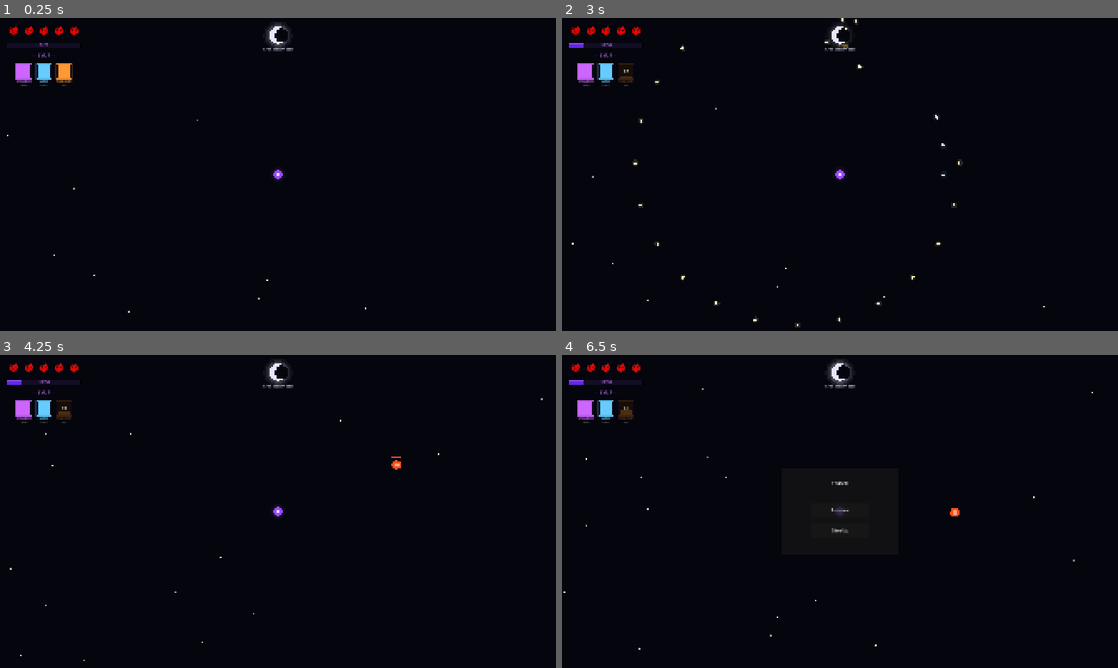
Above: before the commit, frames 1-4 (two rows, left to right).
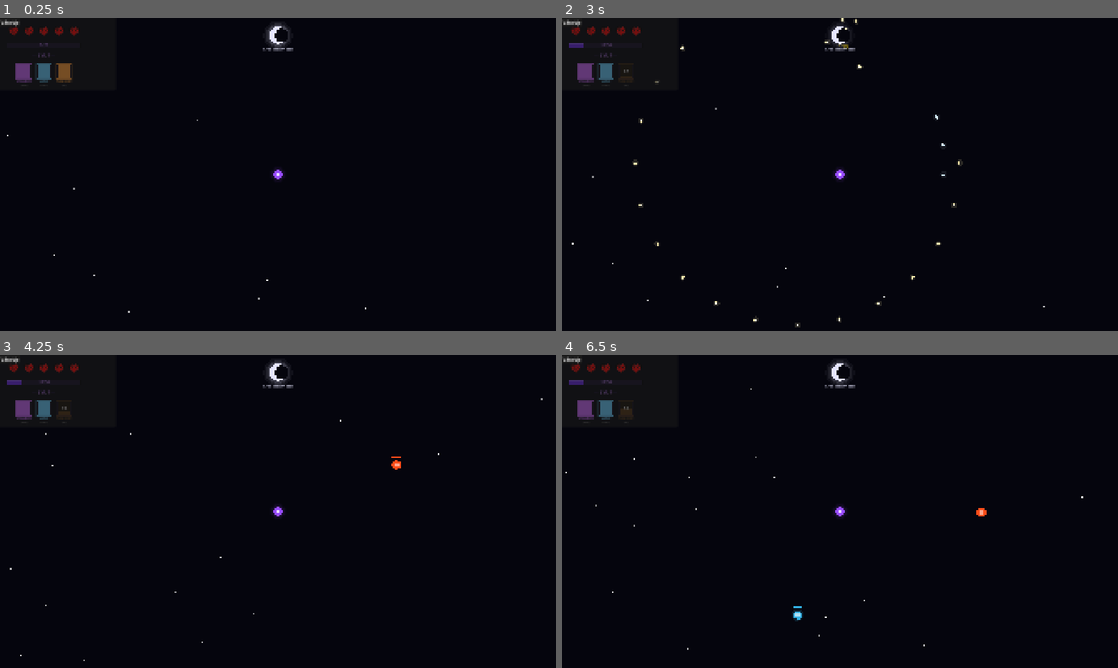
Above: after the commit, the same moments.

Repository: Himanshu-Jorwal/Disorder
Game: Godot game, scene res://Scenes/Game/world.tscn
Same seed, same stepped clock (60 frames per second), same inputs: the game is played once before the commit and once after it. This scene is started directly instead of the project's main scene.
Inputs (mouse positions are in pixels of both pictures, inside the frame that each line leads up to):
- Up to frame 1 (0.25 s): no input
- Up to frame 2 (3 s): click (573, 21) at 0.5 s, where only the run after the commit has a clickable "Resume"; click (573, 21) at 1.25 s, where only the run after the commit has a clickable "Give Up"; tap Enter at 2 s; move the mouse to (962, 158) at 2.02 s; hold D 2.03-2.78 s; hold X 2.03-2.78 s; click (962, 158) at 2.17 s; move the mouse to (728, 190) at 2.77 s; hold S from 2.78 s (still down); tap X at 2.85 s
- Up to frame 3 (4.25 s): move the mouse to (333, 442) at 3.52 s; release S at 3.53 s; hold D from 3.53 s (still down); hold X from 3.53 s (still down)
- Up to frame 4 (6.5 s): move the mouse to (812, 574) at 4.27 s; release D at 4.28 s; release X at 4.28 s; hold W 4.28-5.03 s; tap X at 4.35, 5.85 s; click (812, 574) at 4.42 s; move the mouse to (1006, 558) at 5.02 s; hold X 5.03-5.78 s; hold A from 5.03 s (still down); tap Escape at 5.65 s; move the mouse to (673, 464) at 5.77 s

The runs differ from the first frame. In frame 1, 0.7% of the frame differs, in the area x 0-15%, y 0-21%; in frame 2, 0.6%; in frame 3, 0.6%; in frame 4, 1.0%, in the area x 0-96%, y 0-95%.
Error in both runs: Invalid call. Nonexistent function 'get_character' in base 'Nil'. (res://Scripts/Game/player.gd:162)

Commit message:
Wire pause_menu.gd to use PauseDraw node

Diff:
--- a/Disorder-0.0.1/Scripts/UI/pause_menu.gd
+++ b/Disorder-0.0.1/Scripts/UI/pause_menu.gd
@@ -1,39 +1,26 @@
 extends CanvasLayer
 
-@onready var panel = $Panel
-@onready var resume_button = $Panel/ResumeButton
-@onready var title = $Panel/Title
-@onready var quit_button = $Panel/QuitButton
-
-const PANEL_SIZE = Vector2(400, 300)
+@onready var draw = $PauseDraw
 
 func _ready():
 	process_mode = Node.PROCESS_MODE_ALWAYS
-	var screen = get_viewport().get_visible_rect().size
-	panel.size = PANEL_SIZE
-	panel.position = (screen - PANEL_SIZE) / 2
-	title.position = Vector2(PANEL_SIZE.x / 2 - 30, 40)
-	resume_button.position = Vector2(100, 120)
-	resume_button.size = Vector2(200, 50)
-	quit_button.position = Vector2(100, 190)
-	quit_button.size = Vector2(200, 50)
-	visible = false
-	resume_button.pressed.connect(_on_resume)
-	quit_button.pressed.connect(_on_quit)
+	draw.visible = false
+	draw.resume_pressed.connect(_on_resume)
+	draw.quit_pressed.connect(_on_quit)
 
 func _unhandled_input(event):
-	if event is InputEventKey and event.keycode == KEY_ESCAPE and event.pressed:
-		if visible:
+	if event is InputEventKey and event.pressed and event.keycode == KEY_ESCAPE:
+		if draw.visible:
 			hide_pause()
 		else:
 			show_pause()
 
 func show_pause():
-	visible = true
+	draw.visible = true
 	get_tree().paused = true
 
 func hide_pause():
-	visible = false
+	draw.visible = false
 	get_tree().paused = false
 
 func _on_resume():
